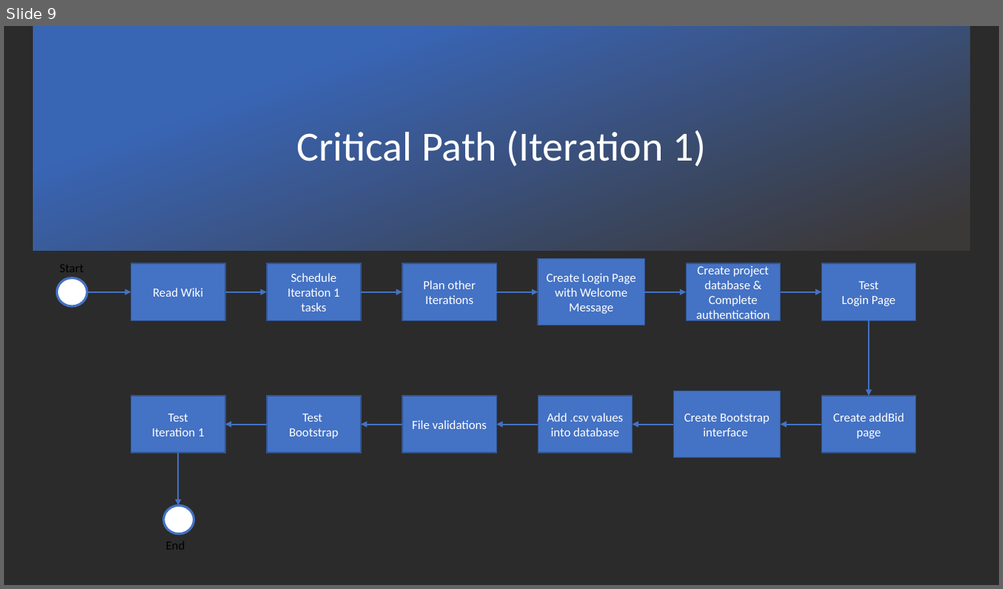
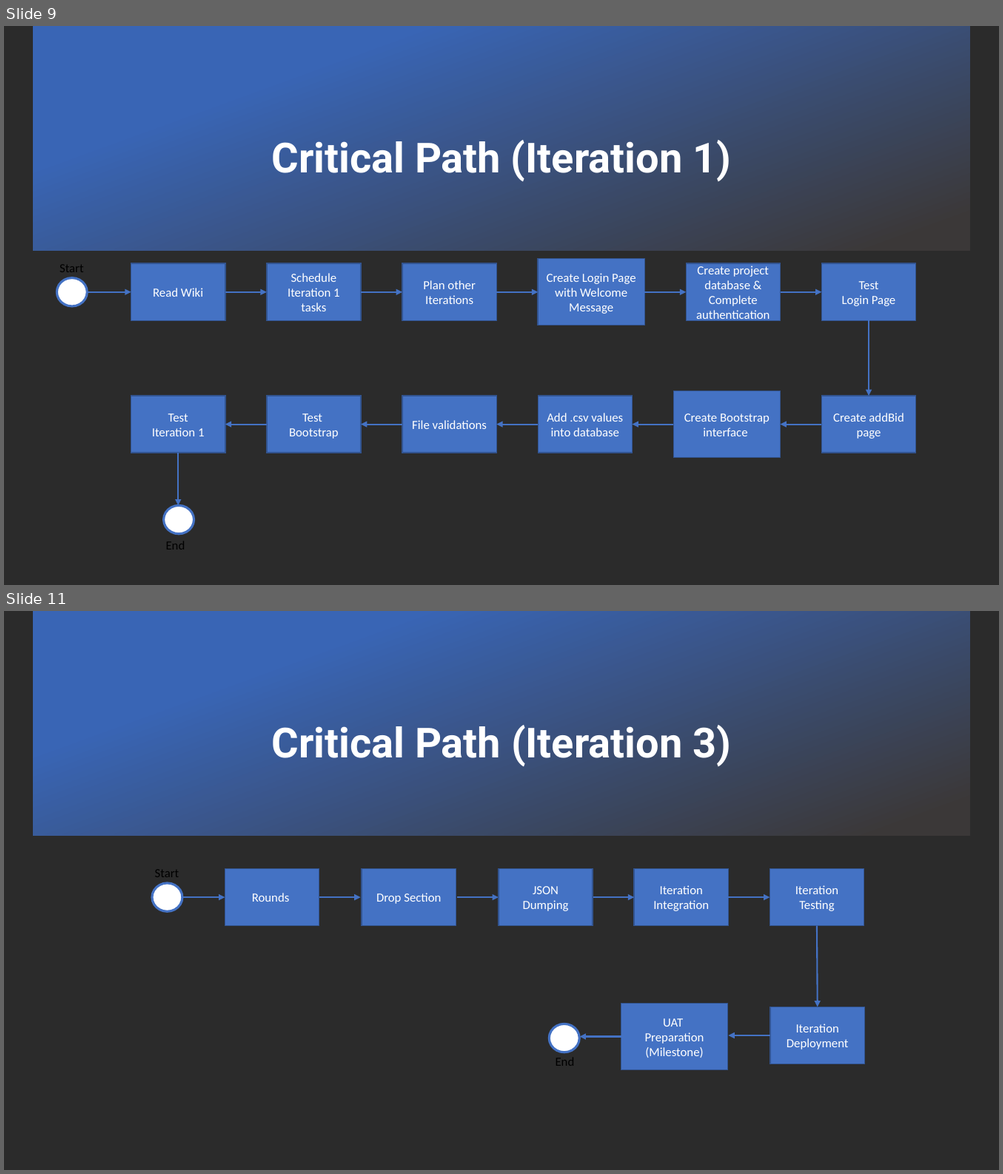
Before and after one commit to xbloh/Online-Course-Bidding-System-, a slide deck: presentations/PM Review - Week 7.pptx. Shown one above the other, each under a label of ours: slide 9 before the commit, slides 9 and 11 after it; the slides between them are not shown. The pictures are 1003x589 and 1003x1174 pixels, drawn with LibreOffice and Linux fonts; fonts in the diff are those of the drawing; background and template pictures are left out; a plain dark background stands for a picture behind light text. Boxes give left, top, right and bottom in pixels: in the first picture for what was removed or moved away, otherwise in the second. Text is boxed around its words. In the diff, an @@ line names an element or a change of style, - is before the commit and + after.

```diff
--- a/presentations/PM Review - Week 7.pptx
+++ b/presentations/PM Review - Week 7.pptx
@@ slide 11 added at (4, 611, 999, 1170), background picture (left out) @@
@@ rectangle added at (33, 611, 970, 835), fill gradient #3965B5 to #3B3838 @@
@@ text added at (272, 725, 731, 766), 40 pt, text #FFFFFF, bold @@
+Critical Path (Iteration 3)
@@ text added at (155, 870, 179, 877), 12 pt, text #000000 @@
+Start
@@ rectangle added at (225, 869, 318, 926), fill #4472C4, outline #325491 1 pt, 12 pt, text #FFFFFF @@
+Rounds
@@ rectangle added at (361, 869, 455, 926), fill #4472C4, outline #325491 1 pt, 12 pt, text #FFFFFF @@
+Drop Section
@@ rectangle added at (498, 869, 593, 926), fill #4472C4, outline #325491 1 pt, 12 pt, text #FFFFFF @@
+JSON
+Dumping
@@ rectangle added at (634, 869, 728, 926), fill #4472C4, outline #325491 1 pt, 12 pt, text #FFFFFF @@
+Iteration Integration
@@ rectangle added at (769, 869, 864, 926), fill #4472C4, outline #325491 1 pt, 12 pt, text #FFFFFF @@
+Iteration Testing
@@ ellipse added at (152, 883, 182, 911), fill #FFFFFF, outline #4472C4 2.25 pt @@
@@ arrow added from (184, 897) to (225, 897), #4472C4 1.5 pt @@
@@ arrow added from (318, 897) to (361, 897), #4472C4 1.5 pt @@
@@ arrow added from (457, 897) to (498, 897), #4472C4 1.5 pt @@
@@ arrow added from (593, 897) to (634, 897), #4472C4 1.5 pt @@
@@ arrow added from (728, 897) to (769, 897), #4472C4 1.5 pt @@
@@ arrow added from (817, 925) to (817, 1007), #4472C4 1.5 pt @@
@@ rectangle added at (621, 1003, 728, 1070), fill #4472C4, outline #325491 1 pt, 12 pt, text #FFFFFF @@
+UAT
+Preparation
+(Milestone)
@@ rectangle added at (770, 1007, 865, 1065), fill #4472C4, outline #325491 1 pt, 12 pt, text #FFFFFF @@
+Iteration Deployment
@@ ellipse added at (549, 1025, 579, 1053), fill #FFFFFF, outline #4472C4 2.25 pt @@
@@ arrow added from (621, 1037) to (580, 1037), #4472C4 1.5 pt @@
@@ arrow added from (770, 1036) to (728, 1036), #4472C4 1.5 pt @@
@@ text added at (555, 1058, 575, 1066), 12 pt, text #000000 @@
+End
@@ slide 9 changed as well @@
@@ title "Critical Path (Iteration 1)": place and size @@
-title "Critical Path (Iteration 1)" at (296, 130, 706, 167)
+title "Critical Path (Iteration 1)" at (272, 140, 731, 181)
@@ title "Critical Path (Iteration 1)" at (272, 140, 731, 181): font Calibri to Roboto, bold on @@
```
Also in this commit, not shown: 11 other slides changed, 3 other slides added.
